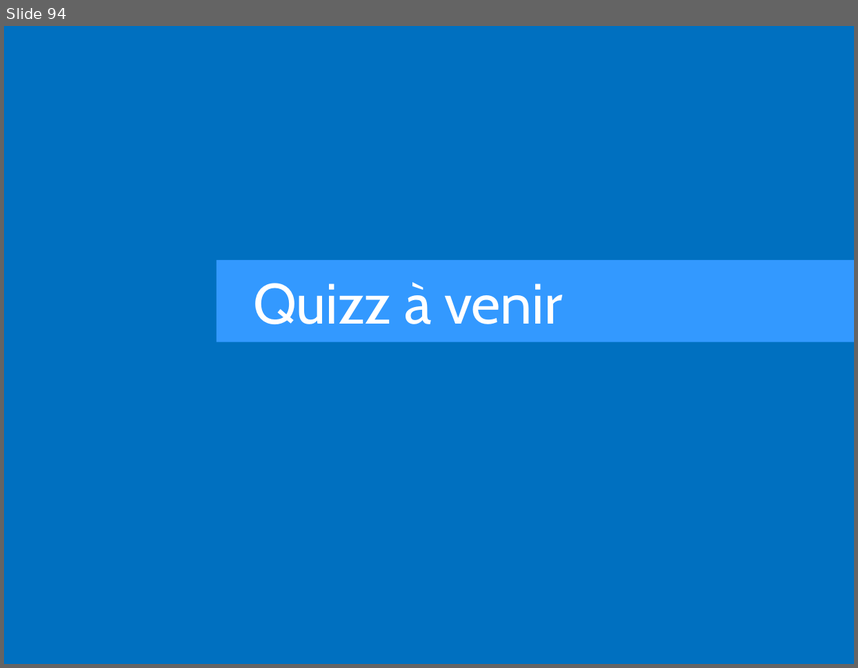
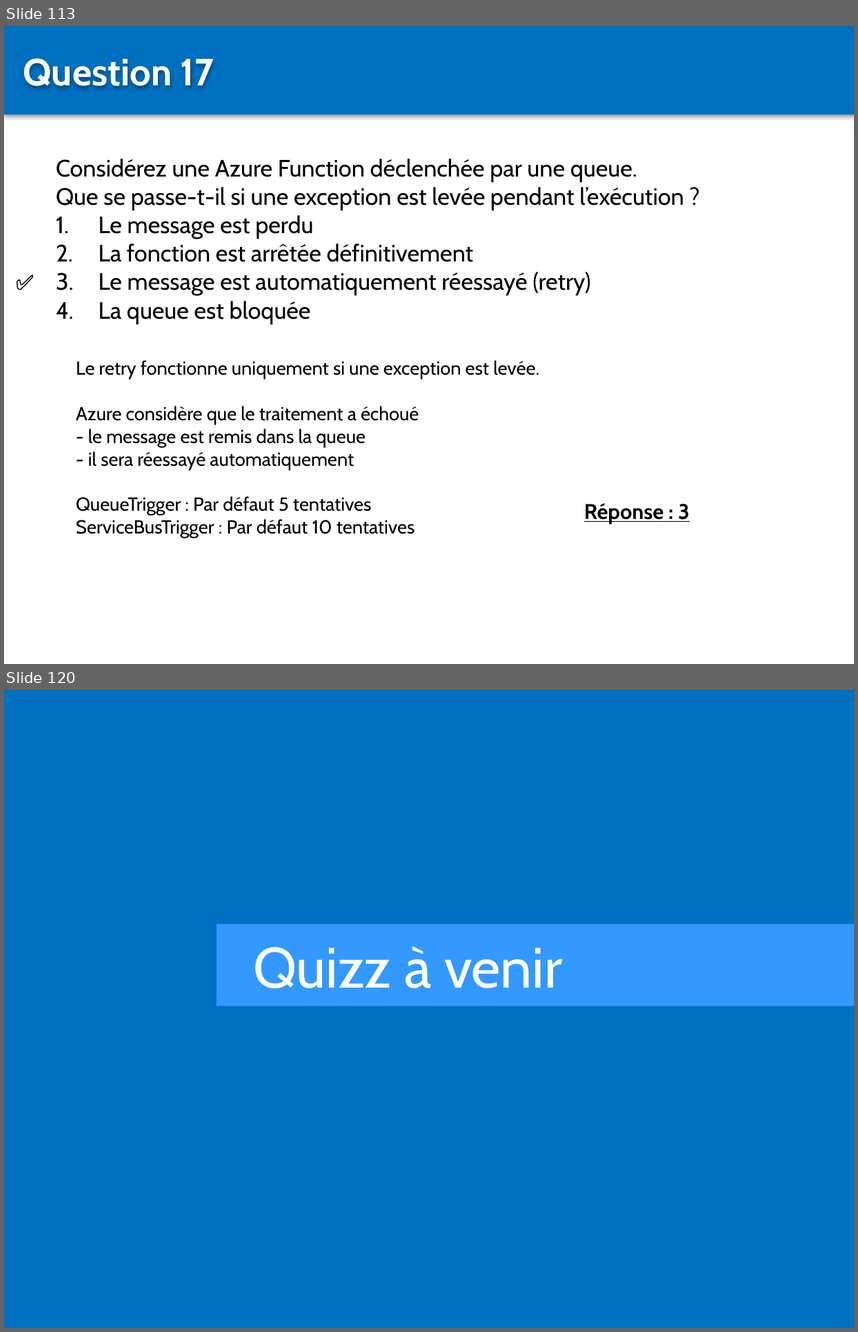
Before and after one commit to Sybaris-Classroom/az-204, a slide deck: Quiz/Quiz.pptx. Shown one above the other, each under a label of ours: slide 94 before the commit, slides 113 and 120 after it; the slides between them are not shown. The pictures are 858x668 and 858x1332 pixels, drawn with LibreOffice and Linux fonts; fonts in the diff are those of the drawing. Boxes give left, top, right and bottom in pixels: in the first picture for what was removed or moved away, otherwise in the second. Text is boxed around its words. In the diff, an @@ line names an element or a change of style, - is before the commit and + after.

```diff
--- a/Quiz/Quiz.pptx
+++ b/Quiz/Quiz.pptx
@@ slide 113 added at [4,26,854,664], background #FFFFFF @@
@@ rectangle added at [4,26,854,114], fill #0070C0 @@
@@ text added at [23,58,214,88], 32 pt, text #FFFFFF, bold @@
+Question 17
@@ text added at [56,158,684,324], 20 pt, text #000000 @@
+Considérez une Azure Function déclenchée par une queue.
+Que se passe-t-il si une exception est levée pendant l’exécution ?
+1. Le message est perdu
+2. La fonction est arrêtée définitivement
+3. Le message est automatiquement réessayé (retry)
+4. La queue est bloquée
@@ text added at [7,265,59,299], 18 pt, text #000000, bold @@
+✅
@@ text added at [76,360,539,537], 16 pt, text #000000 @@
+Le retry fonctionne uniquement si une exception est levée.
+Azure considère que le traitement a échoué
+- le message est remis dans la queue
+- il sera réessayé automatiquement
+QueueTrigger : Par défaut 5 tentatives
+ServiceBusTrigger : Par défaut 10 tentatives
@@ text added at [584,503,690,523], 18 pt, text #000000, bold, underline @@
+Réponse : 3
@@ what was slide 94 is now slide 120 @@
```
Also in this commit, not shown: 3 slides changed, 25 other slides added, 43 other files.
